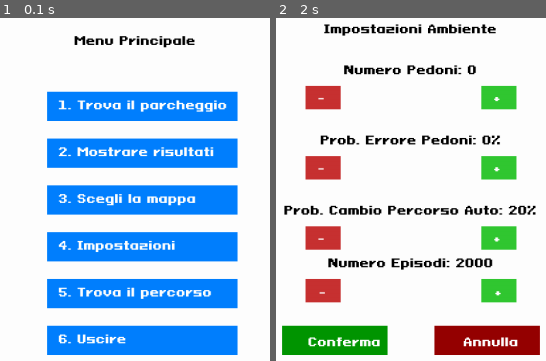
Above: before the commit, frames 1-2 (left to right).
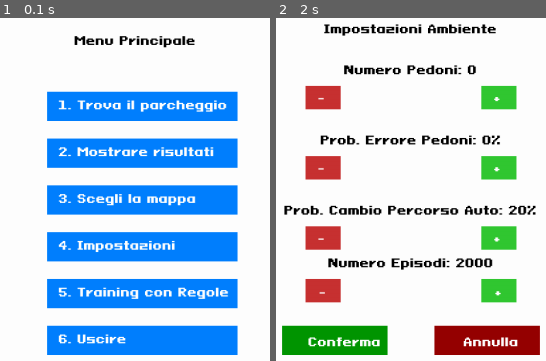
Above: after the commit, the same moments.

Repository: Luke-1310/Thesis
Game: pygame game, started from Progetto Tesi Privitera/q_learning_training.py
The game is run twice, just before and just after one commit, with the same random seed, the same clock (stepped at 60 frames per second) and the same inputs.
Inputs (mouse positions are in pixels of both pictures, inside the frame that each line leads up to):
- Up to frame 1 (0.1 s): no input
- Up to frame 2 (2 s): click (419, 292) at 0.38 s; click (419, 247) at 1.83 s

The runs differ from the first frame. In frame 1, 0.9% of the frame differs, in the area x 35-85%, y 78-82%; in frame 2, nothing differs.

Commit message:
aggiunta una nuova voce nel menu con relativa azione

Diff:
--- a/Progetto Tesi Privitera/q_learning_training.py
+++ b/Progetto Tesi Privitera/q_learning_training.py
@@ -9,11 +9,13 @@
 import matplotlib.pyplot as plt       #Per disegnare i grafici
 import pandas as pd                   #Per gestire e analizzare dati in modo ordinato
 
+import traffic_rules_training
+
 os.environ['SDL_VIDEO_CENTERED'] = '1' #Necessario perché, senza ulteriori precisazioni, la finestra viene creata in basso a destra
 
 np.set_printoptions(precision=3, suppress=True, linewidth=200)
 
-#CANCELLABILE (?)
+#CANCELLABILE
 # def print_q_table(q_table):
 #      print("Q-Table:")
 #      print(q_table)
@@ -201,7 +203,7 @@
         {"text": "2. Mostrare risultati", "action": "show"},
         {"text": "3. Scegli la mappa", "action": "select_map"},
         {"text": "4. Impostazioni", "action": "settings"},
-        {"text": "5. Trova il percorso", "action": "null"},
+        {"text": "5. Training con Regole", "action": "traffic_training"},
         {"text": "6. Uscire", "action": "exit"}
     ]
 
@@ -443,8 +445,6 @@
         draw_text(screen, f"Numero Pedoni: {num_pedoni}", 0, y_start, font, (0, 0, 0), center=True)
 
         #Bottoni pedoni
-        # pedoni_less_rect = pygame.Rect(screen.get_width() // 2 - 250, y_start + 40, 80, 40)
-        # pedoni_more_rect = pygame.Rect(screen.get_width() // 2 + 170, y_start + 40, 80, 40)
         pedoni_less_rect = pygame.Rect(center_x - button_spacing//2 - button_width//2, y_start + 40, button_width, button_height)
         pedoni_more_rect = pygame.Rect(center_x + button_spacing//2 - button_width//2, y_start + 40, button_width, button_height)
 
@@ -746,6 +746,8 @@
         elif action == "settings":
             show_settings(screen, font, env)
 
+        elif action == "traffic_training":
+            traffic_rules_training.train_traffic_rules(env, font)
     pygame.quit()
 
 if __name__ == "__main__":
